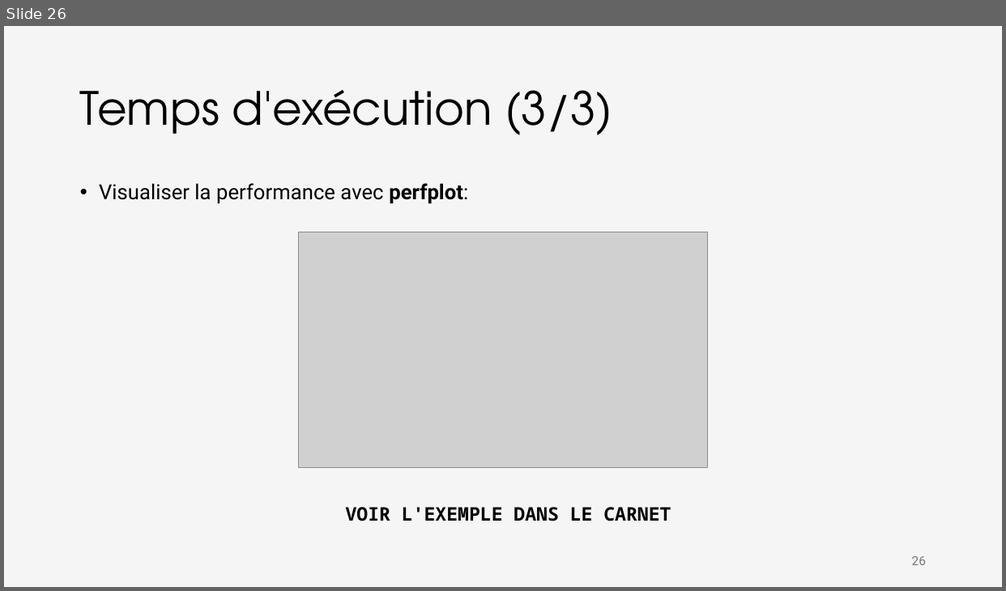
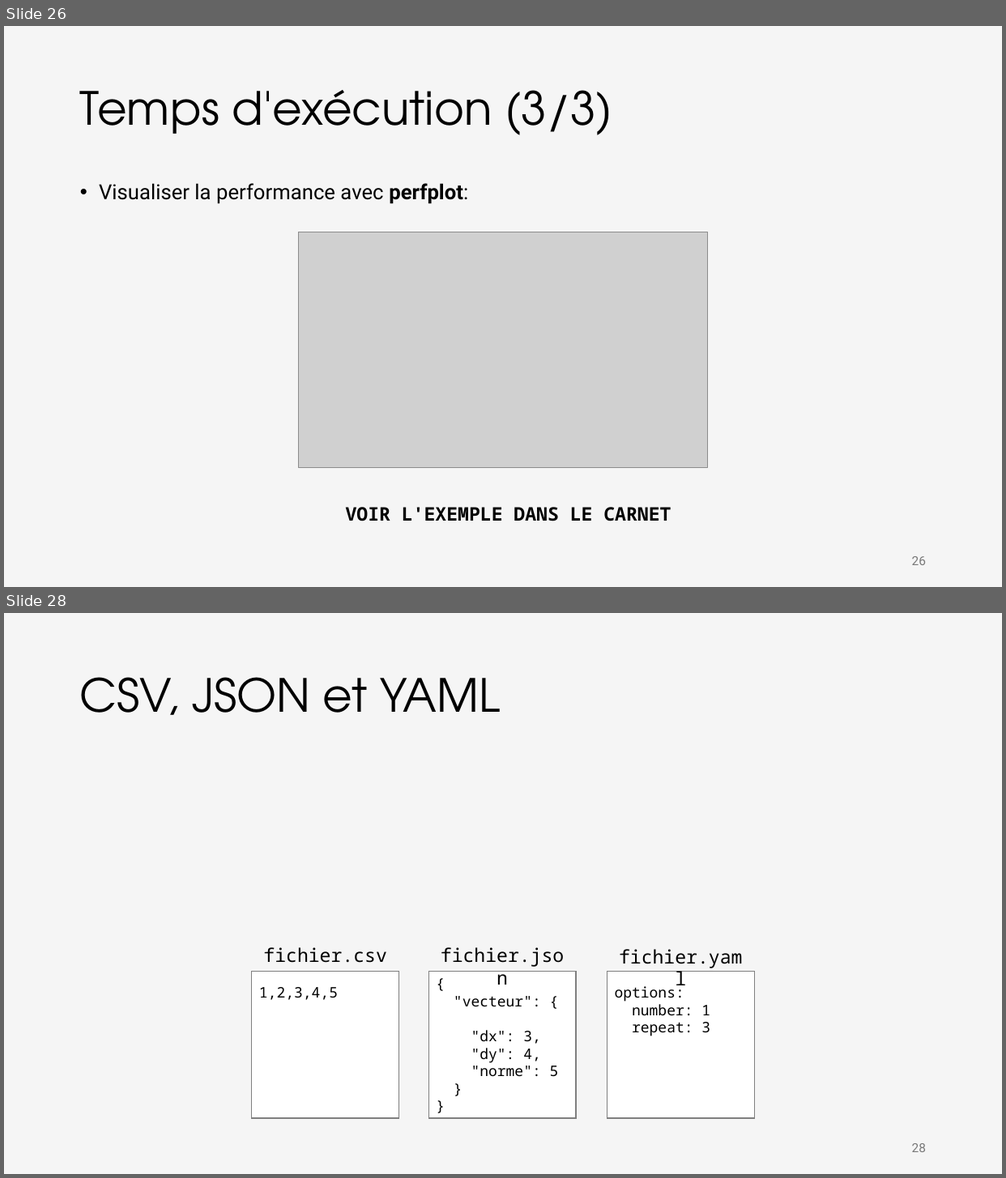
Before and after one commit to iannickgagnon/sagedays_iannick_2026, a slide deck: python_2/presentation_python_2.pptx. Shown one above the other, each under a label of ours: slide 26 before the commit, slides 26 and 28 after it; the slides between them are not shown. The pictures are 1006x591 and 1006x1178 pixels, drawn with LibreOffice and Linux fonts; fonts in the diff are those of the drawing; grey boxes stand for pictures. Boxes give left, top, right and bottom in pixels: in the first picture for what was removed or moved away, otherwise in the second. Text is boxed around its words. In the diff, an @@ line names an element or a change of style, - is before the commit and + after.

```diff
--- a/python_2/presentation_python_2.pptx
+++ b/python_2/presentation_python_2.pptx
@@ slide 28 added at [4, 613, 1002, 1174], background #F5F5F5 @@
@@ title added at [80, 677, 501, 715], 44 pt, text #000000 @@
+CSV, JSON et YAML
@@ group added at [252, 948, 755, 1119]: 3 rectangles, 3 texts @@
+1,2,3,4,5
+{
+"vecteur": {
+"dx": 3,
+"dy": 4,
+"norme": 5
+}
+}
+options:
+number: 1
+repeat: 3
+fichier.csv
+fichier.json
+fichier.yaml
@@ page number added at [912, 1144, 926, 1152], 12 pt, text #797979 @@
+28
```
Also in this commit, not shown: 1 other slide added, 1 slide removed.
